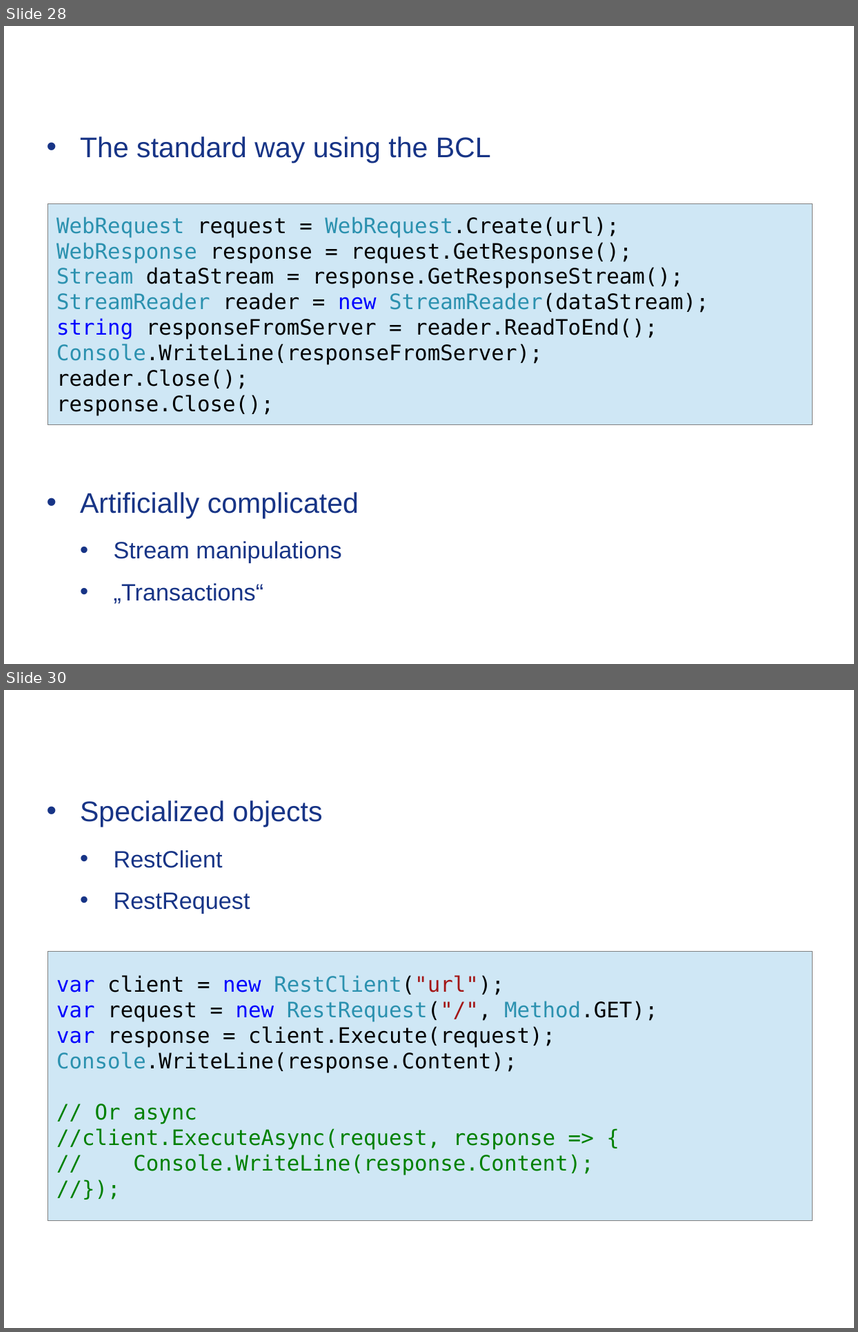
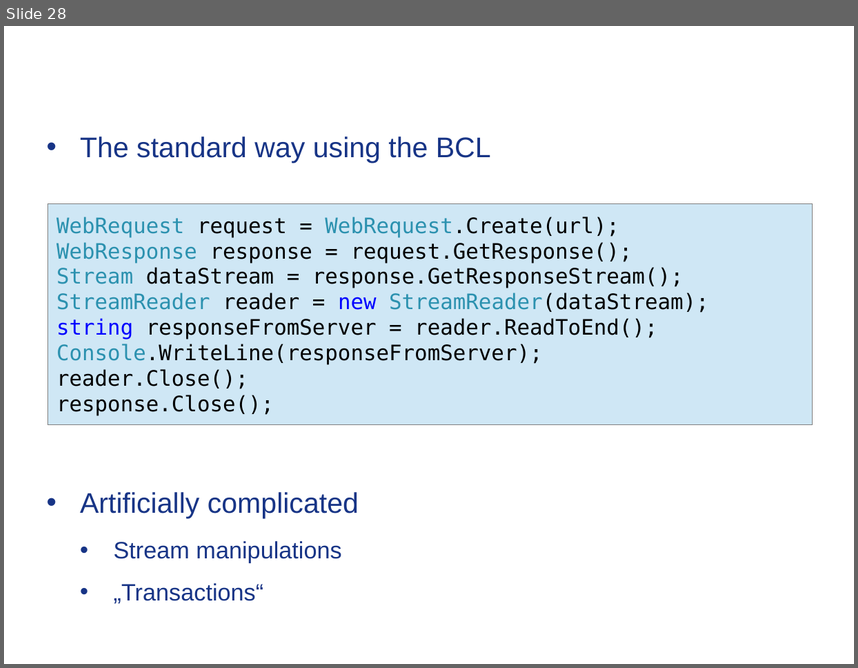
Before and after one commit to Timothep/MarathonWOShoes, a slide deck: BarefootMarathon.odp. Shown one above the other, each under a label of ours: slides 28 and 30 before the commit, slide 28 after it; the slides between them are not shown. The pictures are 858x1332 and 858x668 pixels, drawn with LibreOffice and Linux fonts; fonts in the diff are those of the drawing; background and template pictures are left out. Boxes give left, top, right and bottom in pixels: in the first picture for what was removed or moved away, otherwise in the second. Text is boxed around its words. In the diff, an @@ line names an element or a change of style, - is before the commit and + after.

Commit message:
Restsharp complete first path

```diff
--- a/BarefootMarathon.odp
+++ b/BarefootMarathon.odp
@@ slide 30 removed at (4,690,854,1328), background picture (left out) @@
@@ title removed at (45,713,726,746) @@
-RESTSharp
@@ text removed at (80,800,322,914) @@
-• Specialized objects
-  • RestClient
-  • RestRequest
@@ rectangle removed at (48,951,813,1221) @@
-var client = new RestClient("url");
-var request = new RestRequest("/", Method.GET);
-var response = client.Execute(request);
-Console.WriteLine(response.Content);
-// Or async
-//client.ExecuteAsync(request, response => {
-// Console.WriteLine(response.Content);
-//});
```
Also in this commit, not shown: 8 slides changed, 1 other file.
